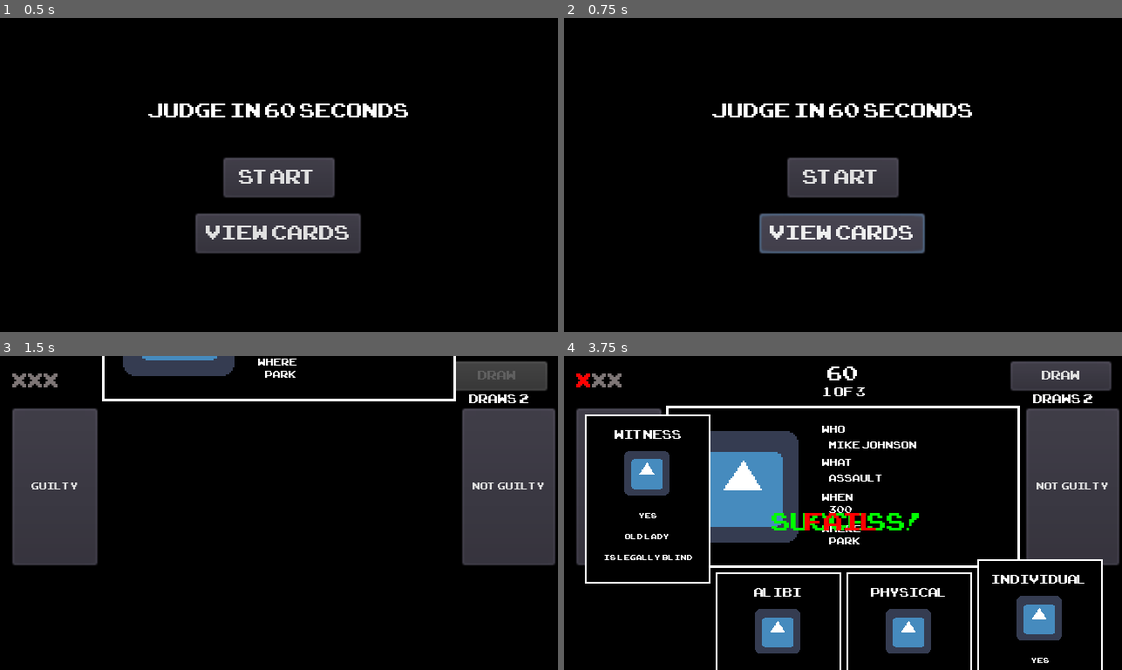
Above: before the commit, frames 1-4 (two rows, left to right).
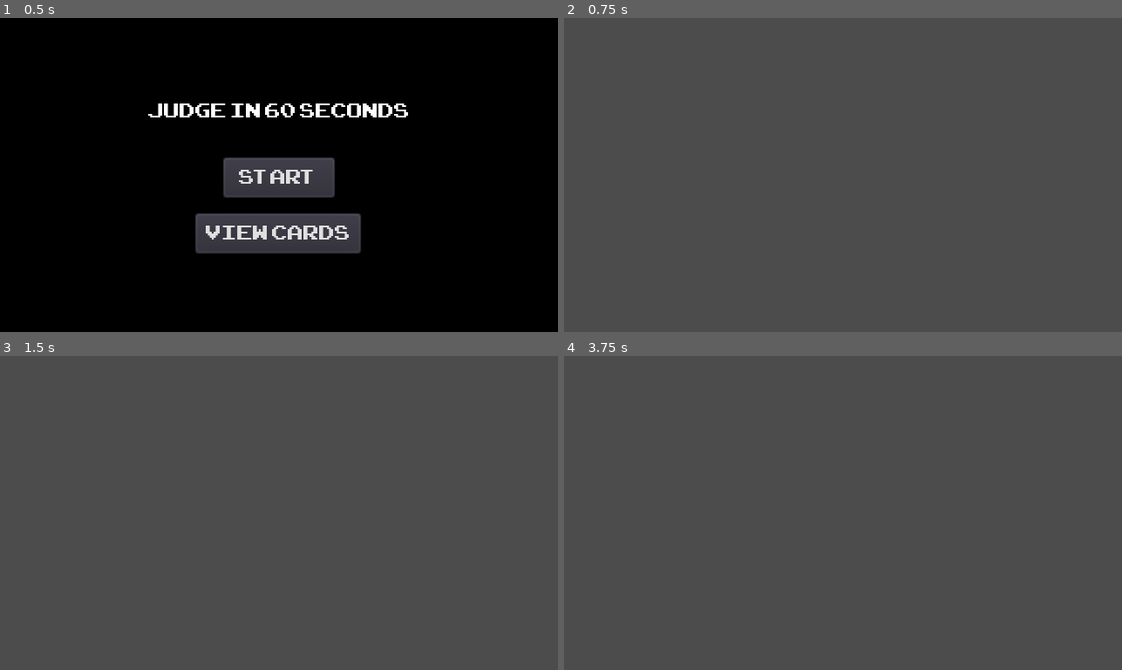
Above: after the commit, the same moments.

Repository: rashaangriffith/judge-in-60-seconds
Game: Godot game, scene res://main_menu/main_menu.tscn
Same seed, same stepped clock (60 frames per second), same inputs: the game is played once before the commit and once after it. The engine's default icon, where the game draws it, is replaced by a stand-in: a white triangle on a blue panel in a dark square.
Inputs (mouse positions are in pixels of both pictures, inside the frame that each line leads up to):
- Up to frame 1 (0.5 s): no input
- Up to frame 2 (0.75 s): click "VIEW CARDS" at 0.5 s
- Up to frame 3 (1.5 s): click (279, 516) at 1.25 s, where only the run before the commit has a clickable "START"
- Up to frame 4 (3.75 s): click (619, 487) at 2 s, where only the run before the commit has a clickable "GUILTY"; click (1071, 487) at 2.75 s, where only the run before the commit has a clickable "NOT GUILTY"; click (647, 657) at 3.52 s

Frame 1 is identical in both runs. In frame 2, 95% of the frame differs, in the area x 0-100%, y 0-100%; in frame 3, 82%; in frame 4, 85%.

Commit message:
added pause screen, added ui for view cards

Diff:
--- a/loading/loading.gd
+++ b/loading/loading.gd
@@ -1,10 +1,22 @@
 extends Node2D
+
+var next_scene = "" setget set_next_scene, get_next_scene
 
 func _ready():
 #	print("loading ready")
 	GameManager.connect("player_loaded", self, "_on_GameManager_player_loaded")
 
 func _on_GameManager_player_loaded():
-	var scene = preload("res://main/main.tscn").instance()
+	var scene
+	if next_scene == "Main":
+		scene = preload("res://main/main.tscn").instance()
+	elif next_scene == "ViewCards":
+		scene = preload("res://view_cards/view_cards.tscn").instance()
 	get_tree().get_root().add_child(scene)
 	get_tree().get_root().get_node("Loading").queue_free()
+
+func set_next_scene(value):
+	next_scene = value
+
+func get_next_scene():
+	return next_scene
--- a/main/main.gd
+++ b/main/main.gd
@@ -22,6 +22,7 @@
 onready var you_lose_label = $GameOver/YouLoseLabel
 onready var tween_game_over = $TweenGameOver
 onready var continue_button = $GameOver/ContinueButton
+onready var pause_screen = $PauseScreen
 
 const HAND_SIZE = 4
 const MAX_CASES = 3
@@ -56,6 +57,10 @@
 	generate_case()
 	populate_case()
 	tween_slide_in()
+
+func _process(delta):
+	if Input.is_action_pressed("pause"):
+		pause_screen.show()
 
 func generate_case():
 	pool = GameManager.player.deck.duplicate(true)
--- a/main/main.tscn
+++ b/main/main.tscn
@@ -7,6 +7,7 @@
 [ext_resource path="res://fonts/pixel_font_10.tres" type="DynamicFont" id=5]
 [ext_resource path="res://main/main.gd" type="Script" id=6]
 [ext_resource path="res://fonts/pixel_font_20.tres" type="DynamicFont" id=7]
+[ext_resource path="res://pause_screen/pause_screen.tscn" type="PackedScene" id=8]
 
 [node name="Main" type="Node2D"]
 script = ExtResource( 6 )
@@ -215,6 +216,8 @@
 [node name="TweenGameOver" type="Tween" parent="."]
 
 [node name="Timer" type="Timer" parent="."]
+
+[node name="PauseScreen" parent="." instance=ExtResource( 8 )]
 
 [connection signal="pressed" from="DrawButton" to="." method="_on_DrawButton_pressed"]
 [connection signal="pressed" from="GuiltyButton" to="." method="_on_GuiltyButton_pressed"]
--- a/main_menu/main_menu.gd
+++ b/main_menu/main_menu.gd
@@ -1,7 +1,18 @@
 extends Node2D
+
+onready var view_cards_button = $Background/ViewCardsButton
 
 func _on_StartButton_pressed():
 	var scene = preload("res://loading/loading.tscn").instance()
+	scene.next_scene = "Main"
 	get_tree().get_root().add_child(scene)
 	GameManager.start_game()
 	get_tree().get_root().get_node("MainMenu").queue_free()
+
+
+func _on_ViewCardsButton_pressed():
+	var scene = preload("res://loading/loading.tscn").instance()
+	scene.next_scene = "ViewCards"
+	get_tree().get_root().add_child(scene)
+	GameManager.start_game()
+	get_tree().get_root().get_node("MainMenu").queue_free()
--- a/main_menu/main_menu.tscn
+++ b/main_menu/main_menu.tscn
@@ -62,3 +62,4 @@
 }
 
 [connection signal="pressed" from="Background/StartButton" to="." method="_on_StartButton_pressed"]
+[connection signal="pressed" from="Background/ViewCardsButton" to="." method="_on_ViewCardsButton_pressed"]
--- /dev/null
+++ b/pause_screen/pause_screen.gd
@@ -0,0 +1,15 @@
+extends Popup
+
+onready var continue_button = $Background/ContinueButton
+onready var view_cards_button = $Background/ViewCardsButton
+onready var quit_button = $Background/QuitButton
+onready var view_cards = $ViewCards
+
+func _on_ContinueButton_pressed():
+	visible = false
+
+func _on_ViewCardsButton_pressed():
+	view_cards.show()
+
+func _on_QuitButton_pressed():
+	get_tree().quit()
--- /dev/null
+++ b/pause_screen/pause_screen.tscn
@@ -0,0 +1,72 @@
+[gd_scene load_steps=4 format=2]
+
+[ext_resource path="res://fonts/pixel_font_20.tres" type="DynamicFont" id=1]
+[ext_resource path="res://pause_screen/pause_screen.gd" type="Script" id=2]
+[ext_resource path="res://view_cards/view_cards.tscn" type="PackedScene" id=3]
+
+[node name="PauseScreen" type="Popup"]
+script = ExtResource( 2 )
+__meta__ = {
+"_edit_use_anchors_": false
+}
+
+[node name="Background" type="ColorRect" parent="."]
+anchor_right = 1.0
+anchor_bottom = 1.0
+margin_right = 320.0
+margin_bottom = 180.0
+color = Color( 0, 0, 0, 1 )
+__meta__ = {
+"_edit_use_anchors_": false
+}
+
+[node name="ContinueButton" type="Button" parent="Background"]
+anchor_left = 0.5
+anchor_top = 0.5
+anchor_right = 0.5
+anchor_bottom = 0.5
+margin_left = -50.75
+margin_top = -48.5
+margin_right = 50.75
+margin_bottom = -21.5
+custom_fonts/font = ExtResource( 1 )
+text = "CONTINUE"
+__meta__ = {
+"_edit_use_anchors_": false
+}
+
+[node name="ViewCardsButton" type="Button" parent="Background"]
+anchor_left = 0.5
+anchor_top = 0.5
+anchor_right = 0.5
+anchor_bottom = 0.5
+margin_left = -57.0
+margin_top = -13.5
+margin_right = 57.0
+margin_bottom = 13.5
+custom_fonts/font = ExtResource( 1 )
+text = "VIEW CARDS"
+__meta__ = {
+"_edit_use_anchors_": false
+}
+
+[node name="QuitButton" type="Button" parent="Background"]
+anchor_left = 0.5
+anchor_top = 0.5
+anchor_right = 0.5
+anchor_bottom = 0.5
+margin_left = -50.0
+margin_top = 20.5
+margin_right = 50.0
+margin_bottom = 47.5
+custom_fonts/font = ExtResource( 1 )
+text = "QUIT"
+__meta__ = {
+"_edit_use_anchors_": false
+}
+
+[node name="ViewCards" parent="." instance=ExtResource( 3 )]
+
+[connection signal="pressed" from="Background/ContinueButton" to="." method="_on_ContinueButton_pressed"]
+[connection signal="pressed" from="Background/ViewCardsButton" to="." method="_on_ViewCardsButton_pressed"]
+[connection signal="pressed" from="Background/QuitButton" to="." method="_on_QuitButton_pressed"]
--- a/project.godot
+++ b/project.godot
@@ -51,6 +51,14 @@
 "svg/scale": 1.0
 }
 
+[input]
+
+pause={
+"deadzone": 0.5,
+"events": [ Object(InputEventKey,"resource_local_to_scene":false,"resource_name":"","device":0,"alt":false,"shift":false,"control":false,"meta":false,"command":false,"pressed":false,"scancode":80,"unicode":0,"echo":false,"script":null)
+ ]
+}
+
 [physics]
 
 common/enable_pause_aware_picking=true
--- /dev/null
+++ b/view_cards/view_cards.gd
@@ -0,0 +1,31 @@
+extends Popup
+
+onready var back_button = $BackButton
+onready var next_button = $NextButton
+
+const CARDS_PER_PAGE = 10
+
+var deck
+var current_page = 1
+
+func _ready():
+	deck = GameManager.player.deck
+	update_buttons()
+
+#func load_cards():
+#	for n in range():
+
+func update_buttons():
+	if current_page > 1:
+		back_button.disabled = false
+	else:
+		back_button.disabled = true
+
+	if deck.size() <= current_page * CARDS_PER_PAGE:
+		next_button.disabled = true
+	else:
+		next_button.disabled = false
+
+
+func _on_CloseButton_pressed():
+	visible = false
--- a/view_cards/view_cards.tscn
+++ b/view_cards/view_cards.tscn
@@ -1,9 +1,15 @@
-[gd_scene load_steps=3 format=2]
+[gd_scene load_steps=5 format=2]
 
 [ext_resource path="res://fonts/pixel_font_16.tres" type="DynamicFont" id=1]
 [ext_resource path="res://evidence_card/evidence_card.tscn" type="PackedScene" id=2]
+[ext_resource path="res://fonts/pixel_font_10.tres" type="DynamicFont" id=3]
+[ext_resource path="res://view_cards/view_cards.gd" type="Script" id=4]
 
-[node name="ViewCards" type="Node2D"]
+[node name="ViewCards" type="Popup"]
+script = ExtResource( 4 )
+__meta__ = {
+"_edit_use_anchors_": false
+}
 
 [node name="Background" type="ColorRect" parent="."]
 margin_right = 320.0
@@ -30,7 +36,7 @@
 
 [node name="Page" type="Node2D" parent="."]
 
-[node name="EvidenceCard" parent="Page" instance=ExtResource( 2 )]
+[node name="EvidenceCard1" parent="Page" instance=ExtResource( 2 )]
 position = Vector2( 22, 26 )
 scale = Vector2( 0.75, 0.75 )
 
@@ -69,3 +75,38 @@
 [node name="EvidenceCard10" parent="Page" instance=ExtResource( 2 )]
 position = Vector2( 246, 102 )
 scale = Vector2( 0.75, 0.75 )
+
+[node name="BackButton" type="Button" parent="."]
+margin_left = 1.0
+margin_top = 68.6685
+margin_right = 20.3348
+margin_bottom = 130.669
+custom_fonts/font = ExtResource( 3 )
+text = "B"
+__meta__ = {
+"_edit_use_anchors_": false
+}
+
+[node name="NextButton" type="Button" parent="."]
+margin_left = 300.005
+margin_top = 68.6685
+margin_right = 319.339
+margin_bottom = 130.669
+custom_fonts/font = ExtResource( 3 )
+text = "N"
+__meta__ = {
+"_edit_use_anchors_": false
+}
+
+[node name="CloseButton" type="Button" parent="."]
+margin_left = 3.0
+margin_top = 3.0
+margin_right = 45.0
+margin_bottom = 20.0
+custom_fonts/font = ExtResource( 3 )
+text = "CLOSE"
+__meta__ = {
+"_edit_use_anchors_": false
+}
+
+[connection signal="pressed" from="CloseButton" to="." method="_on_CloseButton_pressed"]
Not shown: 1 places in main/main.tscn that only renumber resources
